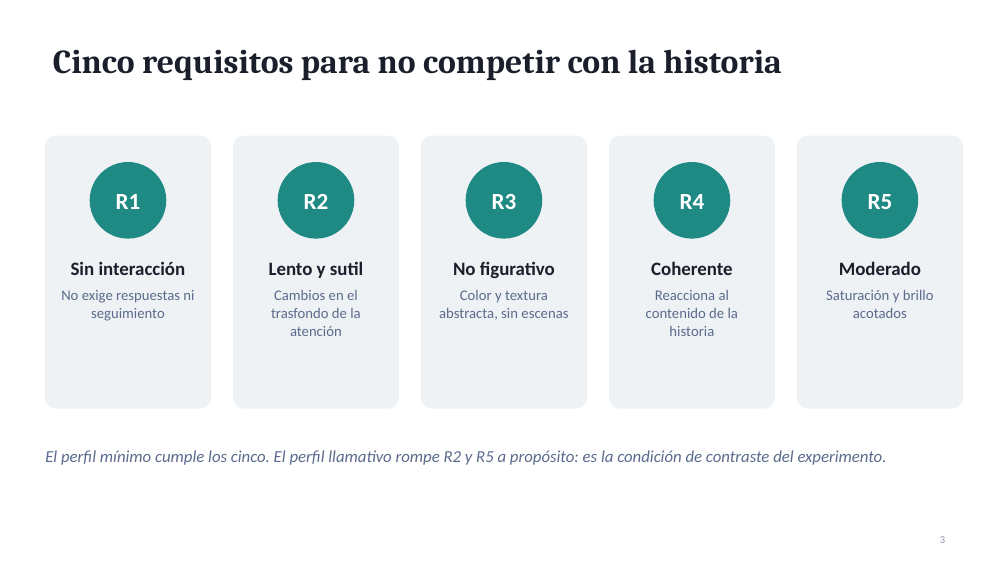
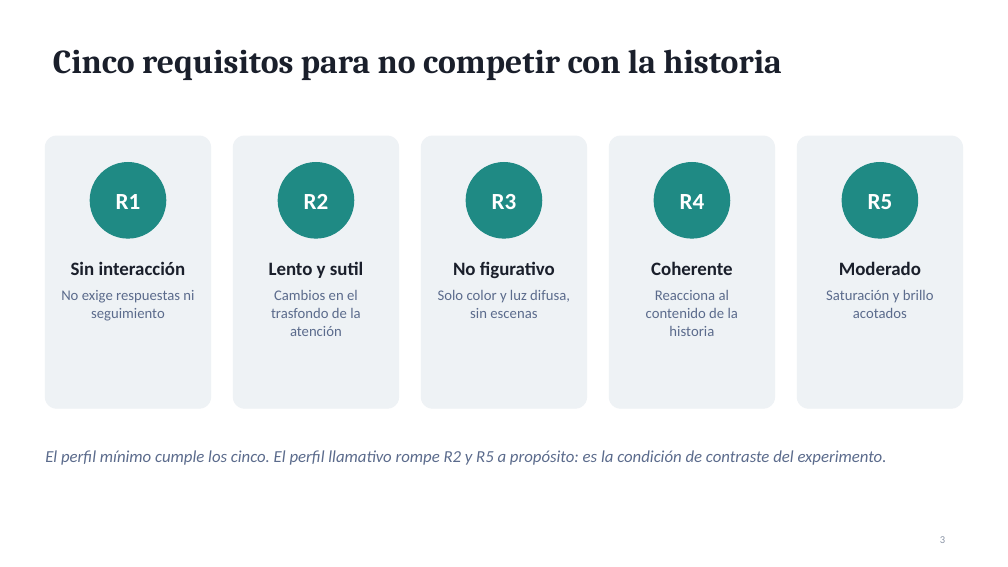
Before and after one commit to bernarditarobles/Prototipo-audiolibro, a slide deck: slide 3 of presentacion/POC_ambientacion_audiolibros.pptx. Drawn at 1008x567 pixels with LibreOffice and Linux fonts; fonts in the diff are those of the drawing. Boxes give left, top, right and bottom in pixels: in the first picture for what was removed or moved away, otherwise in the second. Text is boxed around its words. In the diff, an @@ line names an element or a change of style, - is before the commit and + after.

```diff
--- a/presentacion/POC_ambientacion_audiolibros.pptx
+++ b/presentacion/POC_ambientacion_audiolibros.pptx
@@ text at [438,290,570,318]: text changed @@
-Color y textura abstracta, sin escenas
+Solo color y luz difusa, sin escenas
```
Also in this commit, not shown: 5 other slides changed, 13 other files.
